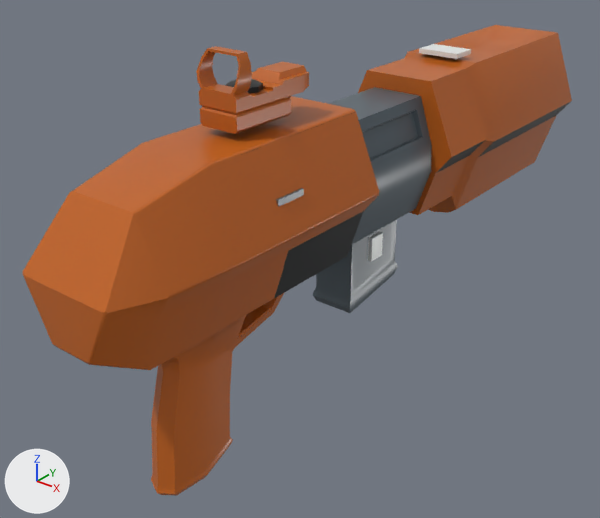
The glTF model deathmatch/weapons/cq/carbine.glb as it was, and as the next commit left it.
Before and after are seen from a camera (50 mm lens) standing at (0.422, -0.398, 0.385) and looking at (-0.045, 0.186, 0.024). The axes (+X, +Y, +Z) are drawn at lower left. The lights are the same throughout. The picture after the commit comes second. Vertices at exactly the same position are counted once.

Objects in the first picture: 'ChargingHandle', 'InsertedAmmo', 'carbine'.
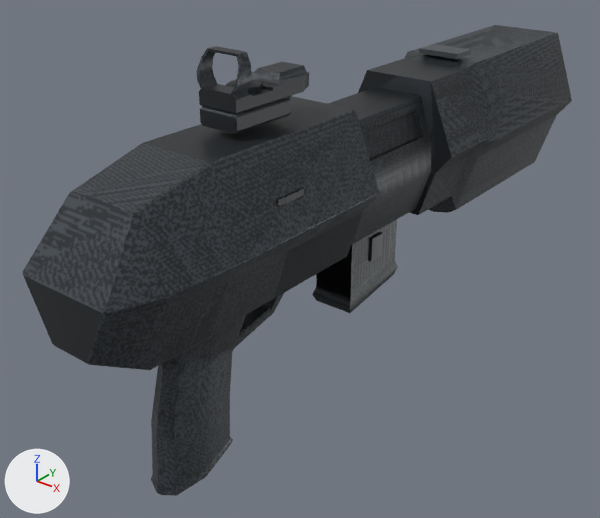
Where the newer file only moved an object's origin or applied its transform, the numbers keep the older frame.

Boxes [x1, y1, x2, y2] around the edits, measured in the pictures (600 x 518 px):
'InsertedAmmo', recoloured, surface changed: [313, 268, 397, 312] in both
'ChargingHandle', recoloured (darker): [276, 188, 304, 207] in both
part 1 of me_receiver_001, added: after [368, 232, 383, 261]
part 2 of me_receiver_001, added (mostly hidden): after [276, 189, 304, 207]
part 3 of me_receiver_001, added: after [312, 220, 398, 313]
part 4 of me_receiver_001, recoloured (brown to black): [23, 25, 572, 496] in both
part 5 of me_receiver_003, surface changed: before [312, 220, 398, 313]; after [313, 268, 397, 312]

Patch to the scene script:
```diff
--- a/deathmatch/weapons/cq/carbine.glb.py
+++ b/deathmatch/weapons/cq/carbine.glb.py
@@ img_carbine_tier_atlas @@
+img_carbine_tier_atlas = load_image('carbine_tier_atlas', '_unpacked/carbine_tier_atlas', 1024, 1024, 'sRGB')
@@ mat_carbine_finish @@
+mat_carbine_finish = principled_material('carbine_finish')
+mat_carbine_finish.texture = img_carbine_tier_atlas
+mat_carbine_finish.metallic = 0.35
+mat_carbine_finish.roughness = 0.43
@@ me_receiver_001 @@
 # used by ob_carbine; location = (0.0, 0.0, 0.0)
-me_receiver_001.from_pydata(...)  # 435 vertices, 807 faces; spans x -0.068..0.068, y -0.12..0.64, z -0.088..0.259
+me_receiver_001.from_pydata(...)  # 489 vertices, 903 faces; spans x -0.068..0.068, y -0.12..0.64, z -0.088..0.259
+# me_receiver_001 part 1: a new loose piece, a box spanning x -0.024..0.024, y 0.211..0.229, z 0.032..0.056, in mat_carbine_finish (picture img_carbine_tier_atlas)
+# me_receiver_001 part 2: a new loose piece, a box spanning x 0.022..0.054, y 0.037..0.067, z 0.142..0.158, in mat_carbine_finish (picture img_carbine_tier_atlas)
+# me_receiver_001 part 3: 38 vertices added at x -0.023..0.023, y 0.178..0.262, z -0.014..0.142
+# me_receiver_001 part 4: 791 faces spanning x -0.068..0.068, y -0.12..0.64, z -0.088..0.259 switch from mat_carbine_baked (picture img_carbine) to mat_carbine_finish (picture img_carbine_tier_atlas)
@@ me_receiver_002 @@
 me_receiver_002.from_pydata(...)  # 8 vertices, 12 faces; spans x -0.016..0.016, y -0.015..0.015, z -0.0076..0.0076
-me_receiver_002.materials.append(mat_carbine_baked)  # picture img_carbine
+me_receiver_002.materials.append(mat_carbine_finish)  # picture img_carbine_tier_atlas
@@ me_receiver_003 @@
 me_receiver_003.from_pydata(...)  # 46 vertices, 84 faces; spans x -0.024..0.024, y -0.042..0.042, z -0.078..0.078
 # used by ob_insertedammo; location = (0.0, 0.22, 0.0643)
-me_receiver_003.materials.append(mat_carbine_baked)  # picture img_carbine
+# me_receiver_003 part 5: texture (UV) coordinates of 84 of 84 faces, centred in x -0.024..0.024, y -0.041..0.041, z -0.075..0.078, changed; they spanned u 0.0..1.0, v 0.0..0.99 and now span u 0.01..0.98, v 0.01..0.99
+me_receiver_003.materials.append(mat_carbine_finish)  # picture img_carbine_tier_atlas
```
